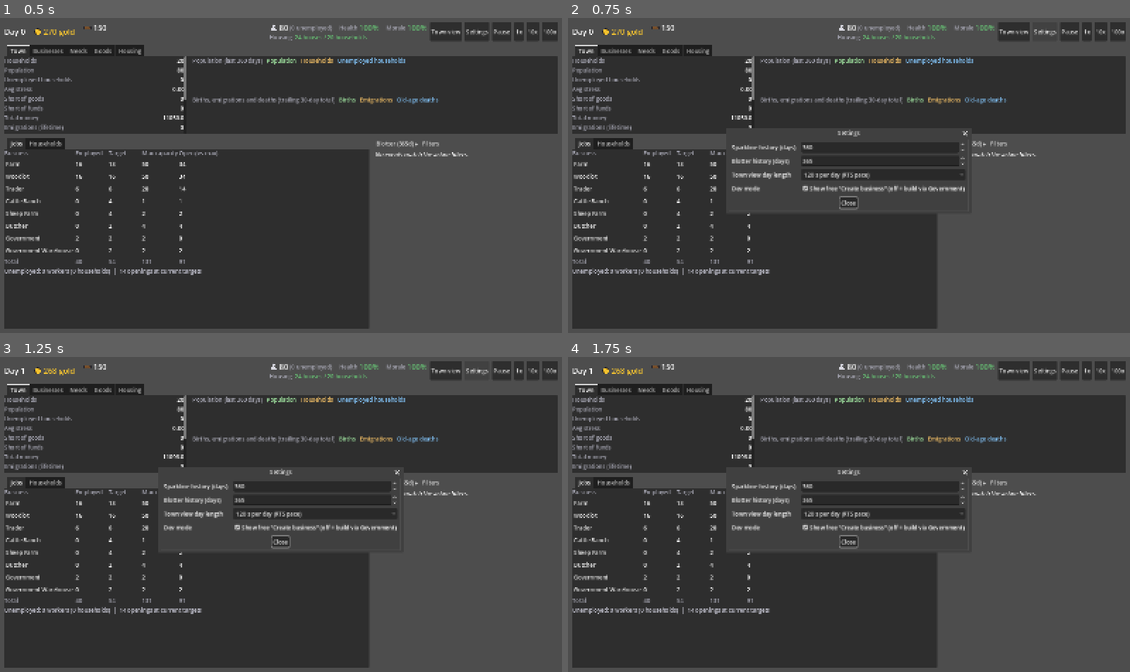
Above: before the commit, frames 1-4 (two rows, left to right).
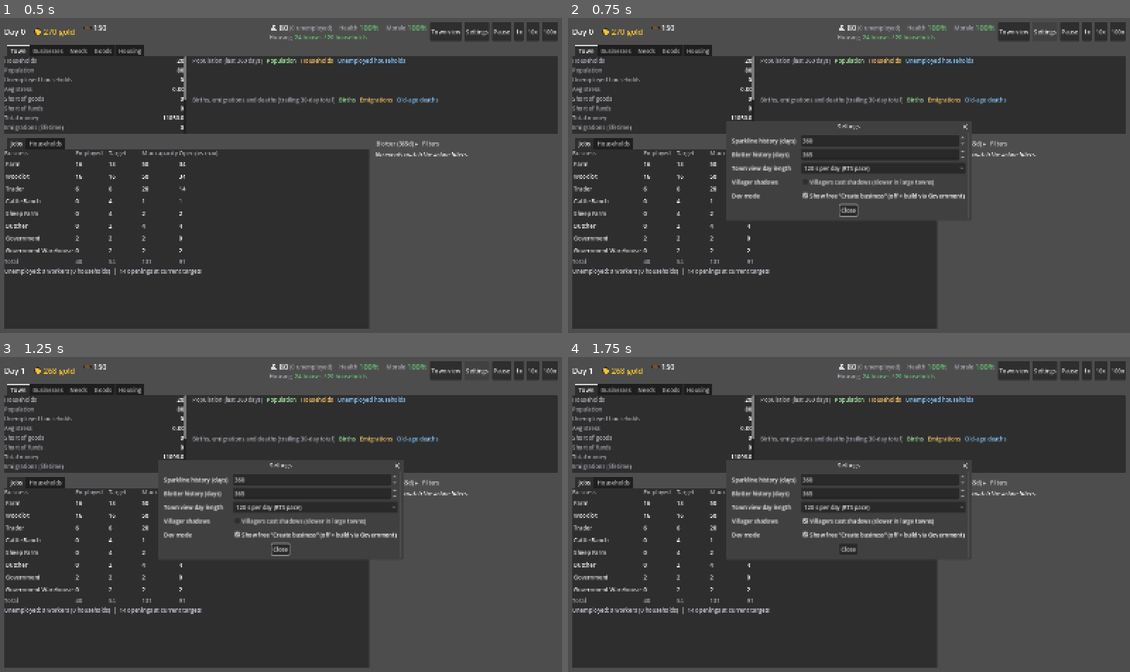
Above: after the commit, the same moments.

Repository: forsman5/sitka
Game: Godot game, scene res://scenes/sim/he_dashboard.tscn
The game is run twice, just before and just after one commit, with the same random seed, the same clock (stepped at 60 frames per second) and the same inputs. This scene is started directly instead of the project's main scene.
Inputs (mouse positions are in pixels of both pictures, inside the frame that each line leads up to):
- Up to frame 1 (0.5 s): no input
- Up to frame 2 (0.75 s): click "Settings" at 0.5 s
- Up to frame 3 (1.25 s): no input
- Up to frame 4 (1.75 s): click (882, 520) at 1.25 s, where only the run after the commit has a clickable "Villagers cast shadows (slowe…"

Frame 1 is identical in both runs. In frame 2, 2.5% of the frame differs, in the area x 29-72%, y 32-64%; in frame 3, 2.5%; in frame 4, 2.5%, in the area x 29-72%, y 32-63%.

Commit message:
Villager shadows as a setting, default off
GameState.villager_shadows (saved in settings.cfg) with a Settings
checkbox; villagers follow it live. check_town_view covers it.

Co-Authored-By: Claude Opus 5.5 <noreply@anthropic.com>

Diff:
--- a/scripts/global/game_state.gd
+++ b/scripts/global/game_state.gd
@@ -21,6 +21,9 @@
 ## Dev mode shows the household-economy dashboard's free "Create business"
 ## menu. Turn it off to force new buildings through the Government build menu.
 var dev_mode: bool = true
+## Whether household Town view villagers cast shadows. Off by default: with a
+## few hundred villagers their shadow pass costs a noticeable share of a frame.
+var villager_shadows: bool = false
 
 @export var gather_speed: float = 1.3
 @export var game_speed: float = 1.0
@@ -112,12 +115,20 @@
 	_save_settings()
 	settings_changed.emit()
 
+func set_villager_shadows(enabled: bool) -> void:
+	if villager_shadows == enabled:
+		return
+	villager_shadows = enabled
+	_save_settings()
+	settings_changed.emit()
+
 func _save_settings() -> void:
 	var cfg := ConfigFile.new()
 	cfg.set_value("history", "sparkline_days", sparkline_days)
 	cfg.set_value("history", "blotter_days", blotter_days)
 	cfg.set_value("dev", "dev_mode", dev_mode)
 	cfg.set_value("town", "day_seconds", town_day_seconds)
+	cfg.set_value("town", "villager_shadows", villager_shadows)
 	cfg.save(SETTINGS_PATH)
 
 func _load_settings() -> void:
@@ -130,3 +141,4 @@
 	var saved_day_seconds := float(cfg.get_value("town", "day_seconds", town_day_seconds))
 	if TOWN_DAY_SECONDS_OPTIONS.has(saved_day_seconds):
 		town_day_seconds = saved_day_seconds
+	villager_shadows = bool(cfg.get_value("town", "villager_shadows", villager_shadows))
--- a/scripts/sim/harness/check_town_view.gd
+++ b/scripts/sim/harness/check_town_view.gd
@@ -221,6 +221,20 @@
 			females += 1
 	check(females > population / 5 and females < population * 4 / 5, "Both body models are in use (%d of %d female)" % [females, population])
 
+	# Shadows follow the GameState setting (off by default). Set directly and
+	# signalled by hand, so the check does not rewrite the user's settings file.
+	var game_state: Node = root.get_node("GameState")
+	var saved_shadows: bool = game_state.villager_shadows
+	var shadow_mesh := view.villagers().find_children("*", "MeshInstance3D", true, false)[0] as MeshInstance3D
+	game_state.villager_shadows = false
+	game_state.settings_changed.emit()
+	check(shadow_mesh.cast_shadow == GeometryInstance3D.SHADOW_CASTING_SETTING_OFF, "Villager shadows off when the setting is off")
+	game_state.villager_shadows = true
+	game_state.settings_changed.emit()
+	check(shadow_mesh.cast_shadow == GeometryInstance3D.SHADOW_CASTING_SETTING_ON, "Villager shadows follow the setting when turned on")
+	game_state.villager_shadows = saved_shadows
+	game_state.settings_changed.emit()
+
 	# Each housed villager stands in its own yard.
 	var housed_key := Vector2i(-1, -1)
 	var far := 0
--- a/scripts/sim/household_economy/he_dashboard.gd
+++ b/scripts/sim/household_economy/he_dashboard.gd
@@ -1491,6 +1491,14 @@
 	day_picker.select(GameState.TOWN_DAY_SECONDS_OPTIONS.find(GameState.town_day_seconds))
 	day_picker.item_selected.connect(func(index: int) -> void: GameState.set_town_day_seconds(GameState.TOWN_DAY_SECONDS_OPTIONS[index]))
 	grid.add_child(day_picker)
+	var shadows_label := Label.new()
+	shadows_label.text = "Villager shadows"
+	grid.add_child(shadows_label)
+	var shadows_check := CheckBox.new()
+	shadows_check.text = "Villagers cast shadows (slower in large towns)"
+	shadows_check.button_pressed = GameState.villager_shadows
+	shadows_check.toggled.connect(GameState.set_villager_shadows)
+	grid.add_child(shadows_check)
 	var dev_label := Label.new()
 	dev_label.text = "Dev mode"
 	grid.add_child(dev_label)
--- a/scripts/sim/household_economy/he_villagers.gd
+++ b/scripts/sim/household_economy/he_villagers.gd
@@ -28,8 +28,9 @@
 ## meshes, then their shadows. So: animations are advanced by hand, at most
 ## ANIM_UPDATES_PER_FRAME a frame, only for villagers on screen, and not at all
 ## once the camera is zoomed out past ANIM_MAX_ZOOM (they are a few pixels
-## tall); villagers cast no shadows; and every villager of one skin tone shares
-## one skin material.
+## tall); villagers cast shadows only when GameState.villager_shadows is on
+## (off by default); and every villager of one skin tone shares one skin
+## material.
 
 const HETownLayout = preload("res://scripts/sim/household_economy/he_town_layout.gd")
 
@@ -76,6 +77,22 @@
 var _anim_order: Array = [] # villager keys, the round-robin order
 var _anim_cursor := 0
 var _roster: Dictionary = {} # household_id -> villager report
+
+var _shadows_on := false
+
+func _ready() -> void:
+	_shadows_on = GameState.villager_shadows
+	GameState.settings_changed.connect(_on_settings_changed)
+
+func _on_settings_changed() -> void:
+	if GameState.villager_shadows == _shadows_on:
+		return
+	_shadows_on = GameState.villager_shadows
+	for mesh_node in find_children("*", "MeshInstance3D", true, false):
+		(mesh_node as MeshInstance3D).cast_shadow = _shadow_mode()
+
+func _shadow_mode() -> GeometryInstance3D.ShadowCastingSetting:
+	return GeometryInstance3D.SHADOW_CASTING_SETTING_ON if _shadows_on else GeometryInstance3D.SHADOW_CASTING_SETTING_OFF
 
 ## Rebuilds the roster from `reports` (get_villager_reports) and `layout`.
 ## Existing villagers keep their node and position; only new ones are added
@@ -327,7 +344,7 @@
 	var tone := _pick_tone(tone_rng)
 	for node in model.find_children("*", "MeshInstance3D", true, false):
 		var mesh_node := node as MeshInstance3D
-		mesh_node.cast_shadow = GeometryInstance3D.SHADOW_CASTING_SETTING_OFF
+		mesh_node.cast_shadow = _shadow_mode()
 		_apply_skin(mesh_node, tone)
 	var anim := model.find_child("AnimationPlayer", true, false) as AnimationPlayer
 	if anim != null:
Not shown, changed: docs/village-daily-cycle-plan.md
